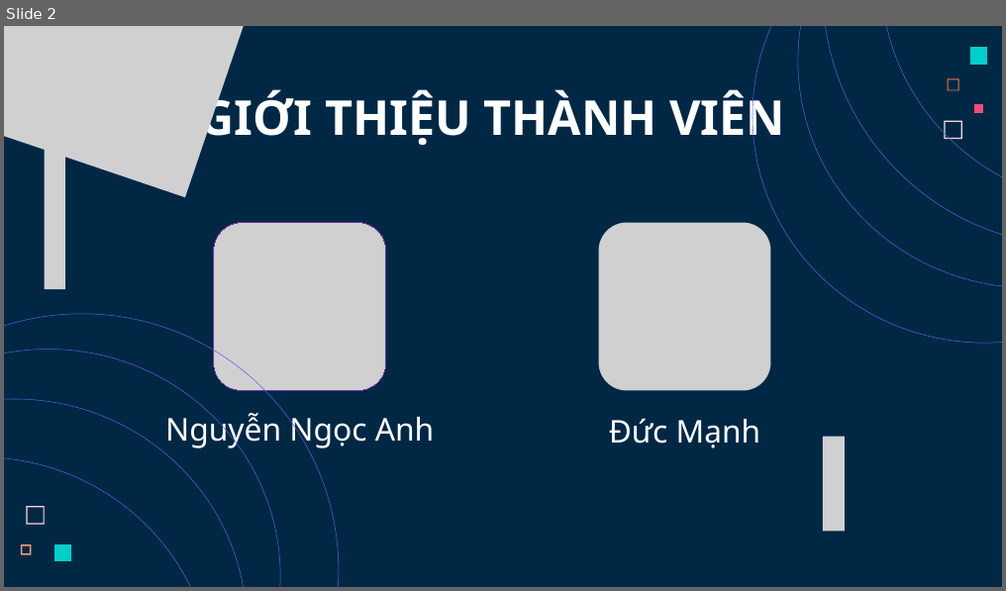
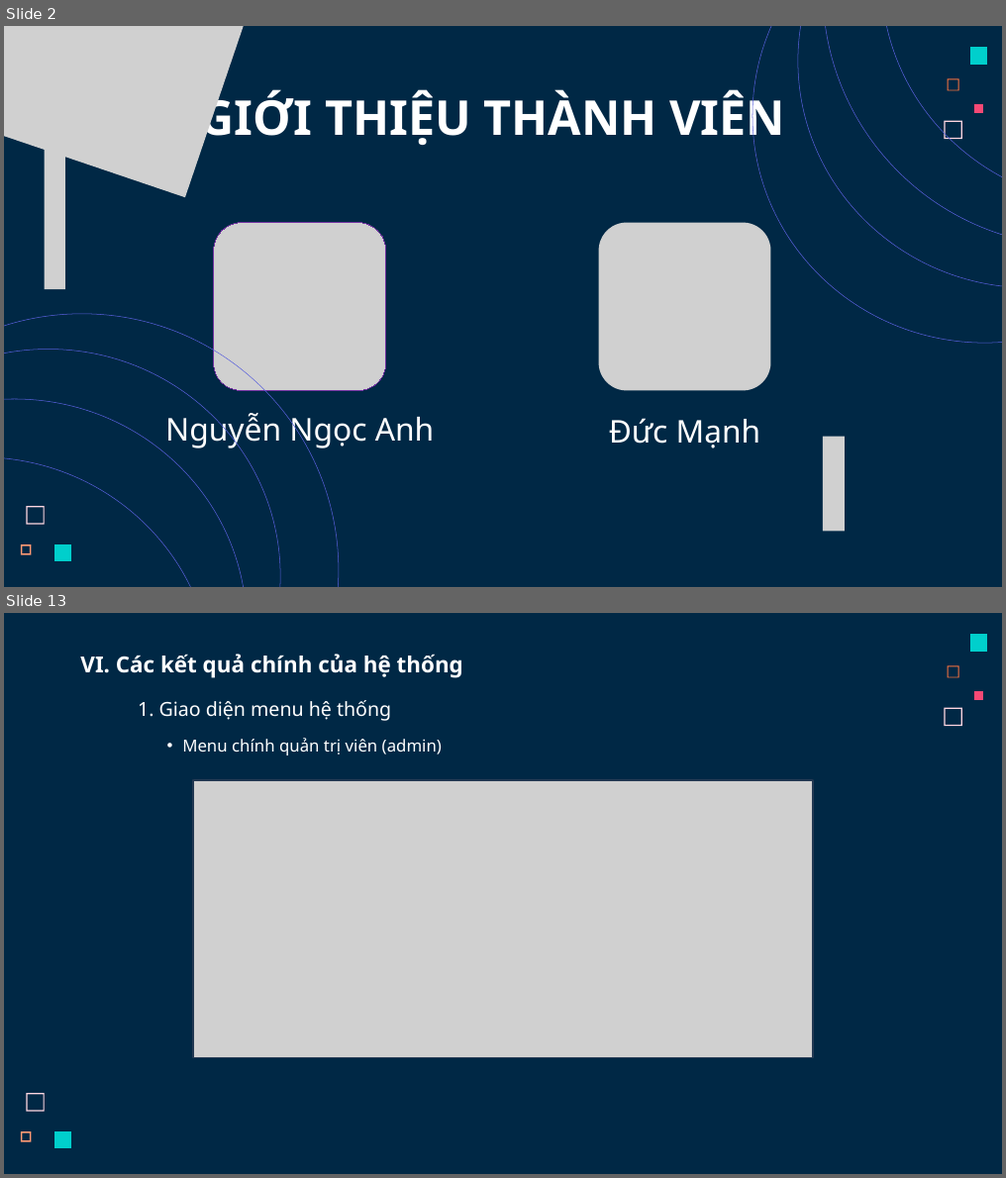
Before and after one commit to AnhCode206/DDTuan_PBL01_NHP41B_Nhom11, a slide deck: Slides.pptx. Shown one above the other, each under a label of ours: slide 2 before the commit, slides 2 and 13 after it; the slides between them are not shown. The pictures are 1006x591 and 1006x1178 pixels, drawn with LibreOffice and Linux fonts; fonts in the diff are those of the drawing; grey boxes stand for pictures. Boxes give left, top, right and bottom in pixels: in the first picture for what was removed or moved away, otherwise in the second. Text is boxed around its words. In the diff, an @@ line names an element or a change of style, - is before the commit and + after.

```diff
--- a/Slides.pptx
+++ b/Slides.pptx
@@ slide 13 added at bbox=[4, 613, 1002, 1174], background #002845 @@
@@ freeform shape added at bbox=[970, 635, 987, 652], fill #00CFCC @@
@@ text added at bbox=[80, 654, 463, 678], 32 pt, text #FFFFFF, bold @@
+VI. Các kết quả chính của hệ thống
@@ freeform shape added at bbox=[947, 665, 959, 678], fill #FC723F @@
@@ text added at bbox=[138, 700, 391, 721], 28 pt, text #FFFFFF @@
+1. Giao diện menu hệ thống
@@ freeform shape added at bbox=[974, 691, 983, 700], fill #F64975 @@
@@ freeform shape added at bbox=[944, 708, 962, 726], fill #FFD6E1 @@
@@ text added at bbox=[182, 738, 442, 756], 24 pt, text #FFFFFF @@
+• Menu chính quản trị viên (admin)
@@ picture added at bbox=[193, 780, 813, 1059] @@
@@ freeform shape added at bbox=[26, 1093, 45, 1112], fill #FFD6E1 @@
@@ freeform shape added at bbox=[21, 1132, 31, 1143], fill #FF9973 @@
@@ freeform shape added at bbox=[54, 1132, 71, 1149], fill #00CFCC @@
```
Also in this commit, not shown: 4 slides changed, 19 other slides added, 9 slides removed, 3 other files.
